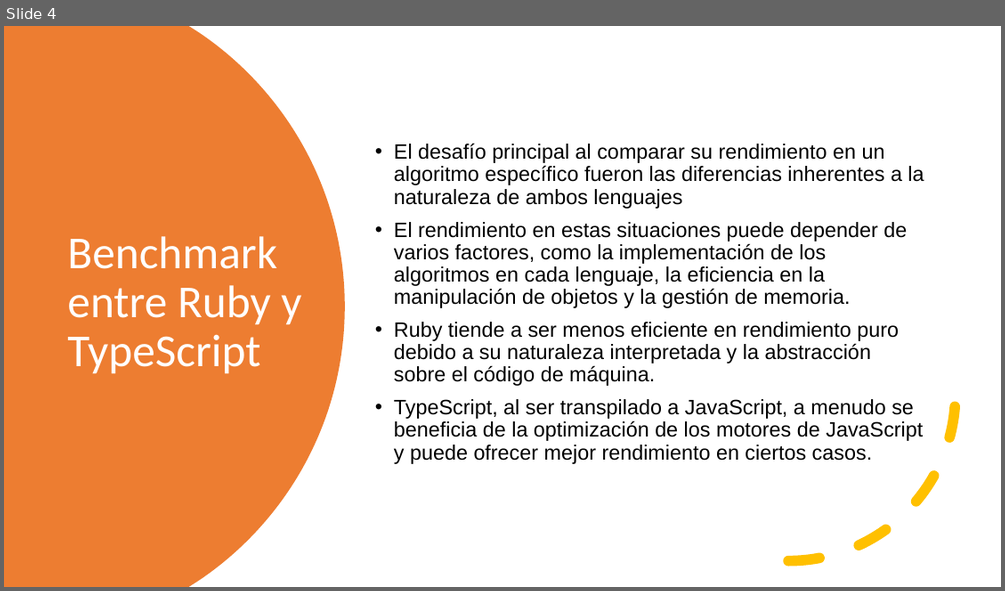
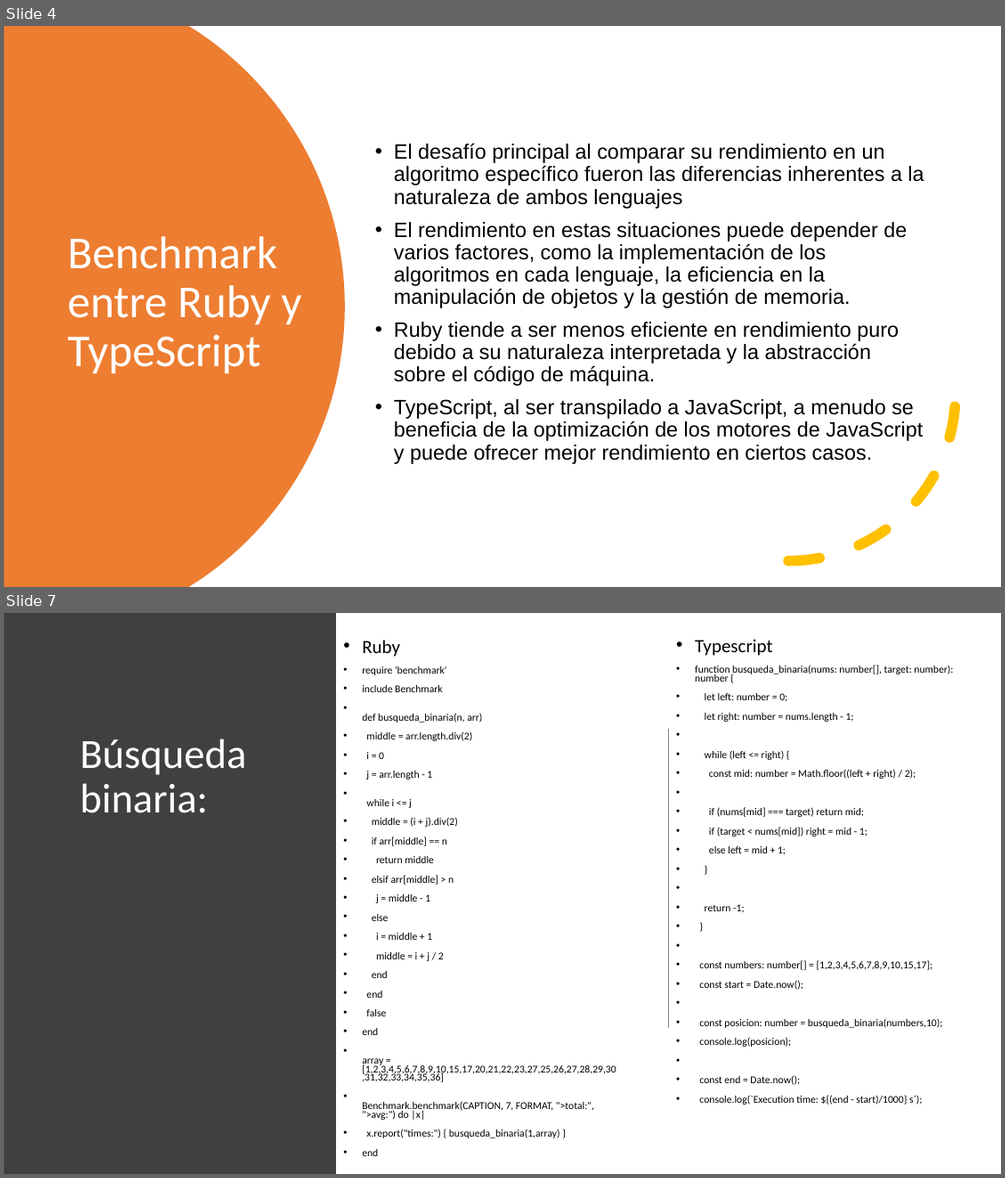
Before and after one commit to sandreu95/tp-teorico-ssl, a slide deck: PPT TP Teorico.pptx. Shown one above the other, each under a label of ours: slide 4 before the commit, slides 4 and 7 after it; the slides between them are not shown. The pictures are 1005x591 and 1005x1178 pixels, drawn with LibreOffice and Linux fonts; fonts in the diff are those of the drawing. Boxes give left, top, right and bottom in pixels: in the first picture for what was removed or moved away, otherwise in the second. Text is boxed around its words. In the diff, an @@ line names an element or a change of style, - is before the commit and + after.

```diff
--- a/PPT TP Teorico.pptx
+++ b/PPT TP Teorico.pptx
@@ slide 7 added at [4,613,1001,1174], background #FFFFFF @@
@@ rectangle added at [4,613,336,1174], fill #404040 @@
@@ text added at [695,639,943,1104], 10 pt, text #000000 @@
+• Typescript
+• function busqueda_binaria(nums: number[], target: number): number {
+• let left: number = 0;
+• let right: number = nums.length - 1;
+• while (left <= right) {
+• const mid: number = Math.floor((left + right) / 2);
+• if (nums[mid] === target) return mid;
+• if (target < nums[mid]) right = mid - 1;
+• else left = mid + 1;
+• }
+• return -1;
+• }
+• const numbers: number[] = [1,2,3,4,5,6,7,8,9,10,15,17];
+• const start = Date.now();
+• const posicion: number = busqueda_binaria(numbers,10);
+• console.log(posicion);
+• const end = Date.now();
+• console.log(`Execution time: ${(end - start)/1000} s`);
@@ text added at [362,640,616,1156], 10 pt, text #000000 @@
+• Ruby
+• require 'benchmark'
+• include Benchmark
+• def busqueda_binaria(n, arr)
+• middle = arr.length.div(2)
+• i = 0
+• j = arr.length - 1
+• while i <= j
+• middle = (i + j).div(2)
+• if arr[middle] == n
+• return middle
+• elsif arr[middle] > n
+• j = middle - 1
+• else
+• i = middle + 1
+• middle = i + j / 2
+• end
+• end
+• false
+• end
+• array = [1,2,3,4,5,6,7,8,9,10,15,17,20,21,22,23,27,25,26,27,28,29,30,31,32,33,34,35,36]
+• Benchmark.benchmark(CAPTION, 7, FORMAT, ">total:", ">avg:") do |x|
+• x.report("times:") { busqueda_binaria(1,array) }
+• end
@@ title added at [80,738,246,813], 40 pt, text #FFFFFF @@
+Búsqueda binaria:
@@ line added from (669, 728) to (669, 1027), #808080 1 pt @@
```
Also in this commit, not shown: 2 slides changed, 3 other slides added, 2 slides removed, 9 other files.
